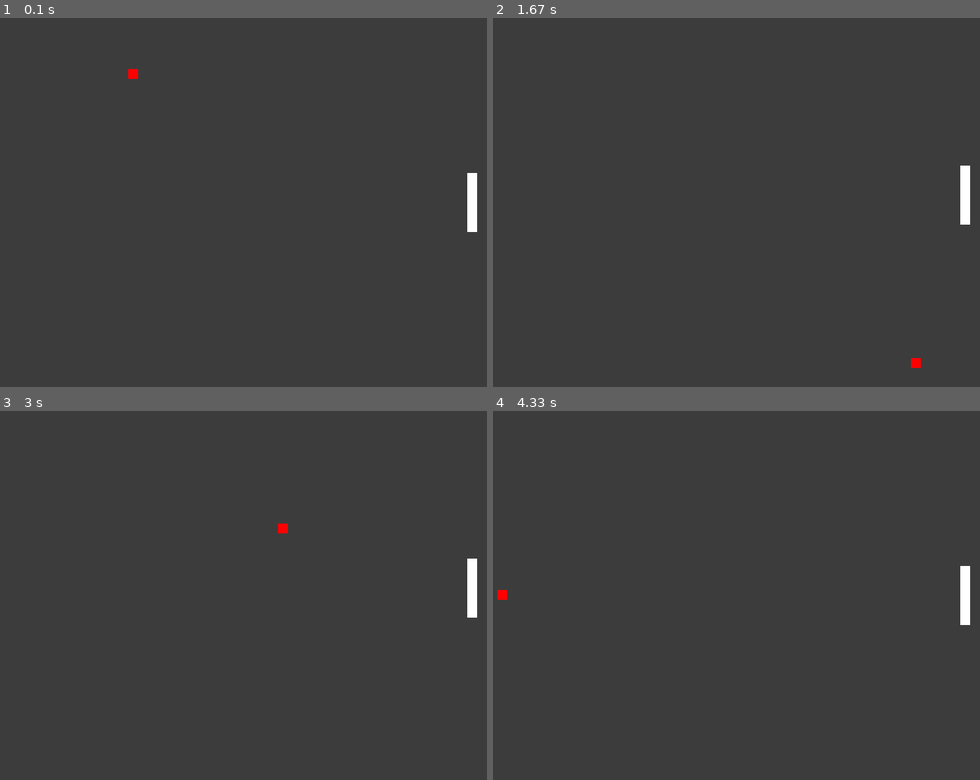
Above: before the commit, frames 1-4 (two rows, left to right).
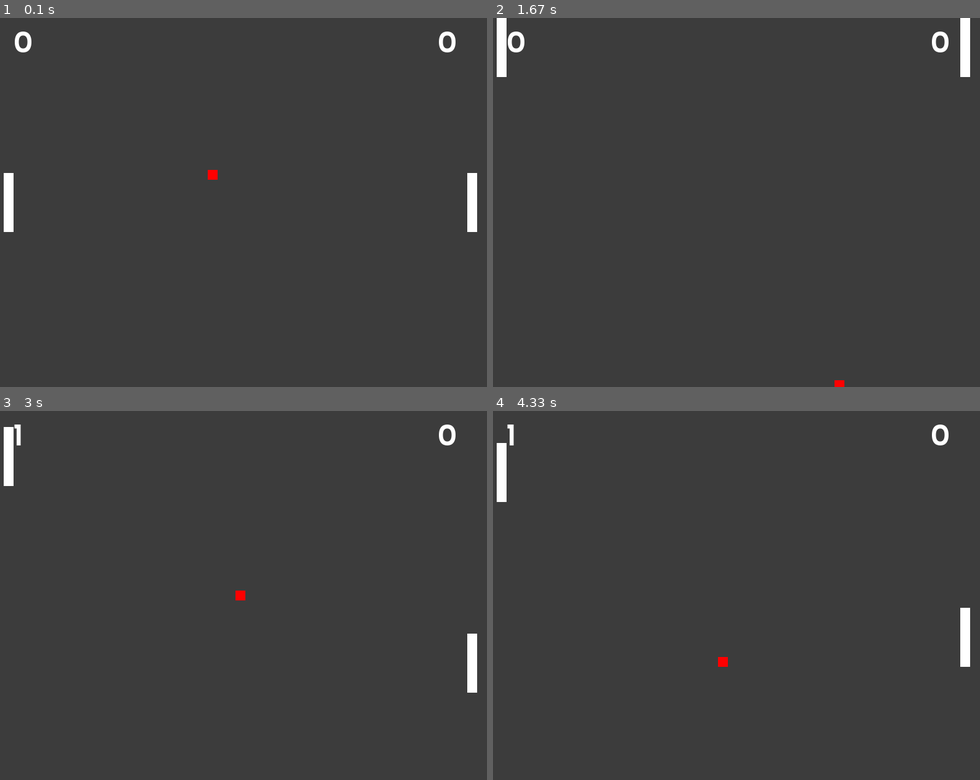
Above: after the commit, the same moments.

Repository: QuinoSV/k3_pygame
Game: pygame game, started from main.py
The game is run twice, just before and just after one commit, with the same random seed, the same clock (stepped at 60 frames per second) and the same inputs.
Inputs:
- Up to frame 1 (0.1 s): no input
- Up to frame 2 (1.67 s): hold Q 0.33-0.8 s; hold Up 0.33-0.8 s; tap Space at 0.83 s
- Up to frame 3 (3 s): hold Down 1.67-2.13 s; tap A at 1.82 s; hold Up 2.17-2.53 s; hold Down 2.57-2.93 s; hold Up from 2.97 s (still down)
- Up to frame 4 (4.33 s): tap Space at 3.03, 3.37, 3.7, 4.1 s; release Up at 3.27 s; hold Down 3.3-3.6 s; tap A at 3.45 s; hold Up 3.63-4 s; hold Down from 4.03 s (still down)

The runs differ from the first frame. In frame 1, 0.7% of the frame differs, in the area x 0-94%, y 3-58%; in frame 2, 1.3%, in the area x 0-98%, y 0-100%; in frame 3, 1.3%; in frame 4, 1.1%.

Commit message:
Hemos creado 2 jugadores y marcador

Diff:
--- a/main.py
+++ b/main.py
@@ -1,9 +1,12 @@
 import pygame as pg
 from pygame.locals import *
-import sys
+import sys, os
 import random
 
 _fps = 60
+
+def between(valor, liminf, limsup):
+    return liminf <= valor <= limsup
 
 class Raquet(pg.Surface):
     x = 0
@@ -11,7 +14,7 @@
     w = 16
     h = 96
     color = (255, 255, 255)
-    velocidad = 12
+    velocidad = 5
     diry = 1
 
     def __init__(self):
@@ -23,13 +26,13 @@
         self.fill(self.color)
 
     def avanza(self):
-        if self.y <= 0:
+        self.y += self.diry * self.velocidad
+
+        if self.y <=0:
             self.y = 0
 
         if self.y >= 600 - self.h:
             self.y = 600 - self.h
-
-        self.y += self.diry * self.velocidad
 
 
 class Ball(pg.Surface):
@@ -39,43 +42,75 @@
     h = 16
     color = (255, 255, 255)
     velocidad = 5
-    dirx = velocidad
-    diry = velocidad
+    dirx = 1
+    diry = 1
 
     def __init__(self):
         pg.Surface.__init__(self, (self.w, self.h))
         self.fill(self.color)
 
+        self.sound = pg.mixer.Sound(os.getcwd()+"/assets/sonido.aiff")
+
+    '''
+    def color(self, valor=None):
+        #Actua como getter
+        if valor == None:
+            return self._color
+        #Actua como setter
+        self._color = valor
+        self.fill(self._color)
+    '''
+
     def setColor(self, color):
         self.color = color
         self.fill(self.color)
 
+    def saque(self, ganador):
+        self.x = 392
+        self.y = 292
+        self.diry = random.choice([-1,1])
+
+        if ganador == 1:
+            self.dirx = -1
+        else:
+            self.dirx = 1
+
+
     def avanza(self):
         if self.x >= 800:
-            self.dirx = -self.velocidad
+            self.saque(1)
+            return 2
+
         if self.x <= 0:
-            self.dirx = self.velocidad
-        if self.y >= 600:
-            self.diry = -self.velocidad
+            self.saque(2)
+            return 1
+
+        if self.y >= 584:
+            self.diry = -1
         if self.y <= 0:
-            self.diry = self.velocidad
-
-        self.x += self.dirx
-        self.y += self.diry
+            self.diry = 1
+
+        self.x += self.dirx * self.velocidad
+        self.y += self.diry * self.velocidad
+
+        return None
 
     def comprobarChoque(self, candidata):
 
-        if (candidata.x >= self.x and candidata.x <= self.x+self.w or \
-            candidata.x+candidata.w >= self.x and candidata.x+candidata.w <= self.x+self.w) and \
-           (candidata.y >= self.y and candidata.y <= self.y+self.h or \
-            candidata.y+candidata.h >= self.y and candidata.y+candidata.h <= self.y+self.h):
-
+        if (between(self.y, candidata.y, candidata.y+candidata.h) or between(self.y+self.h, candidata.y, candidata.y+candidata.h)) and \
+           (between(self.x, candidata.x, candidata.x+candidata.w) or between(self.x+self.w, candidata.x, candidata.x+candidata.w)):
             self.dirx = self.dirx * -1
             self.x += self.dirx
 
+            self.sound.play()
+
 
 class Game:
     clock = pg.time.Clock()
+    pause = False
+    puntuaciones = {1: 0, 2: 0}
+    winScore = 3
+    winner = None
 
     def __init__(self, width, height):
         self.size = (width, height)
@@ -85,45 +120,144 @@
         self.display.set_caption('Mi juego')
 
         self.ball1 = Ball()
+        self.ball1.color = (255, 0, 0)
         self.ball1.setColor((255, 0, 0))
-        self.ball1.x = random.randrange(800)
-        self.ball1.y = random.randrange(600)
-        self.ball1.velocidad = random.randrange(2, 9)
 
         self.player1 = Raquet()
+
+        self.player2 = Raquet()
+
+        self.fuente = pg.font.Font(os.getcwd()+'/assets/font.ttf', 48)
+        self.iniciopartida()
+
+    def iniciopartida(self):
+        self.ball1.x = 392
+        self.ball1.y = 292
+        self.ball1.diry = random.choice([-1, 1])
+        self.ball1.dirx = random.choice([-1, 1])
+        self.ball1.velocidad = random.randrange(5, 11)
+
         self.player1.x = 768
         self.player1.y = 252
+
+        self.player2.y = 252
+        self.player2.x = 16
+
+        self.puntuaciones[1] = 0
+        self.puntuaciones[2] = 0
+
+        self.winner = None
+
+        self.marcador1 = self.fuente.render(str(self.puntuaciones[1]), 1, (255, 255, 255))
+        self.marcador2 = self.fuente.render(str(self.puntuaciones[2]), 1, (255, 255, 255))
+
+
+    def gameover(self):
+        pg.quit()
+        sys.exit()
+
+    def handleevent(self):
+        for event in pg.event.get():
+            if event.type == QUIT:
+                self.gameover()
+
+            # Controlamos pulsaciones de teclas
+            if event.type == KEYDOWN:
+                if event.key == K_UP:
+                    self.player1.diry = -1
+                    self.player1.velocidad = 5
+                    self.player1.avanza()
+
+                if event.key == K_DOWN:
+                    self.player1.diry = 1
+                    self.player1.velocidad = 5
+                    self.player1.avanza()
+
+                if event.key == K_q:
+                    self.player2.diry = -1
+                    self.player2.velocidad = 5
+                    self.player2.avanza()
+
+                if event.key == K_a:
+                    self.player2.diry = 1
+                    self.player2.velocidad = 5
+                    self.player2.avanza()
+
+                if event.key == K_SPACE:
+                    if self.winner:
+                        self.iniciopartida()
+                    self.pause = False
+
+        # Controlamos teclas mantenidas
+        keys_pressed = pg.key.get_pressed()
+        if keys_pressed[K_UP]:
+            self.player1.diry = -1
+            if self.player1.velocidad < 15:
+                self.player1.velocidad += 1
+            self.player1.avanza()
+
+        if keys_pressed[K_DOWN]:
+            self.player1.diry = 1
+            if self.player1.velocidad < 15:
+                self.player1.velocidad += 1
+            self.player1.avanza()
+
+        if keys_pressed[K_q]:
+            self.player2.diry = -1
+            if self.player2.velocidad < 15:
+                self.player2.velocidad += 1
+            self.player2.avanza()
+
+        if keys_pressed[K_a]:
+            self.player2.diry = 1
+            if self.player2.velocidad < 15:
+                self.player2.velocidad += 1
+            self.player2.avanza()
+
+    def recalculate(self):
+        #Modifica la posición de ball y comprueba sus
+        if not self.pause:
+            p = self.ball1.avanza()
+            if p:
+                self.pause = True
+                self.puntuaciones[p] += 1
+                self.marcador1 = self.fuente.render(str(self.puntuaciones[1]), 1, (255, 255, 255))
+                self.marcador2 = self.fuente.render(str(self.puntuaciones[2]), 1, (255, 255, 255))
+
+                if self.puntuaciones[1] >= self.winScore or self.puntuaciones[2] >= self.winScore:
+                    self.winner = self.fuente.render("Ganador jugador {}".format(p), 1, (255, 255, 0))
+
+
+        self.ball1.comprobarChoque(self.player1)
+        self.ball1.comprobarChoque(self.player2)
+
+    def render(self):
+        #Pintar los sprites en screen
+        self.screen.fill((60,60,60))
+
+        self.screen.blit(self.ball1, (self.ball1.x, self.ball1.y))
+        self.screen.blit(self.player1, (self.player1.x, self.player1.y))
+        self.screen.blit(self.player2, (self.player2.x, self.player2.y))
+        self.screen.blit(self.marcador2, (32, 8))
+        self.screen.blit(self.marcador1, (720, 8))
+
+        if self.winner:
+            rect = self.winner.get_rect()
+            self.screen.blit(self.winner, ((800 - rect.w)//2, (600 - rect.h) // 2) )
+
+
+
+        self.display.flip()
 
     def start(self):
         while True:
             self.clock.tick(_fps)
 
-            for event in pg.event.get():
-                if event.type == QUIT:
-                    pg.quit()
-                    sys.exit()
-
-                if event.type == KEYDOWN:
-                     if event.key == K_UP:
-                        self.player1.diry = -1
-                        self.player1.avanza()
-
-                     if event.key == K_DOWN:
-                        self.player1.diry = 1
-                        self.player1.avanza()
-
-            #Modifica la posición de ball
-            self.ball1.avanza()
-            self.ball1.comprobarChoque(self.player1)
-
-
-            #Pintar los sprites en screen
-            self.screen.fill((60,60,60))
-
-            self.screen.blit(self.ball1, (self.ball1.x, self.ball1.y))
-            self.screen.blit(self.player1, (self.player1.x, self.player1.y))
-
-            self.display.flip()
+            self.handleevent()
+
+            self.recalculate()
+
+            self.render()
 
 if __name__ == '__main__':
     pg.init()
Binary file added: assets/font.ttf
Not shown, added: assets/sonido.aiff
